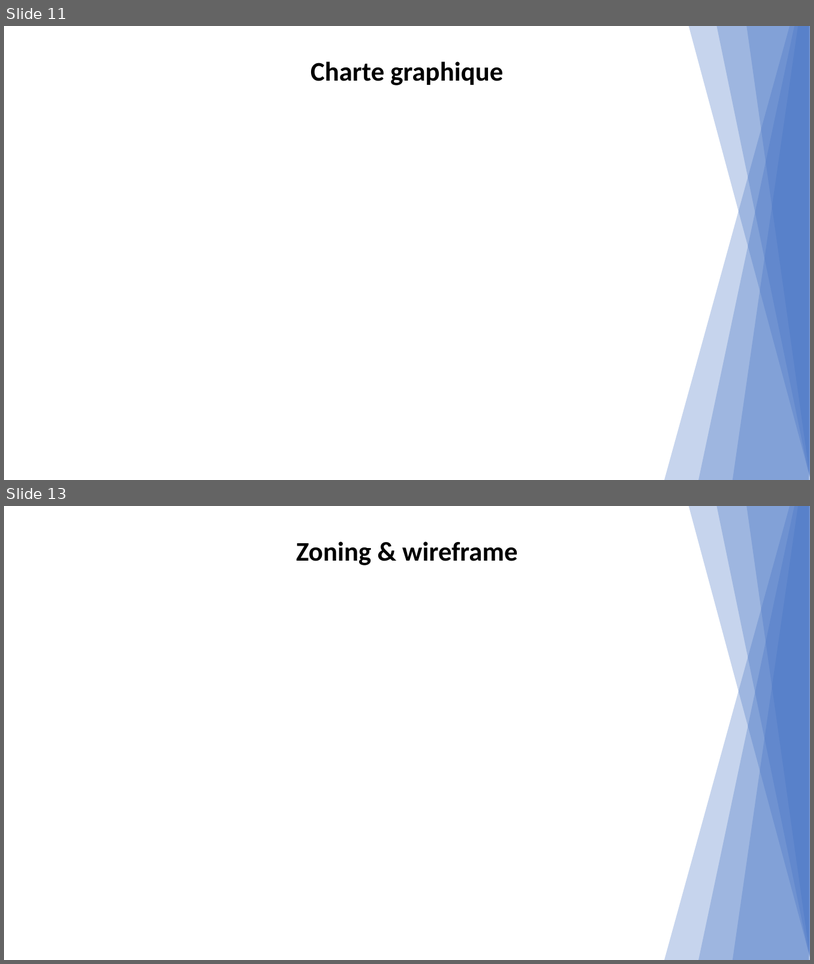
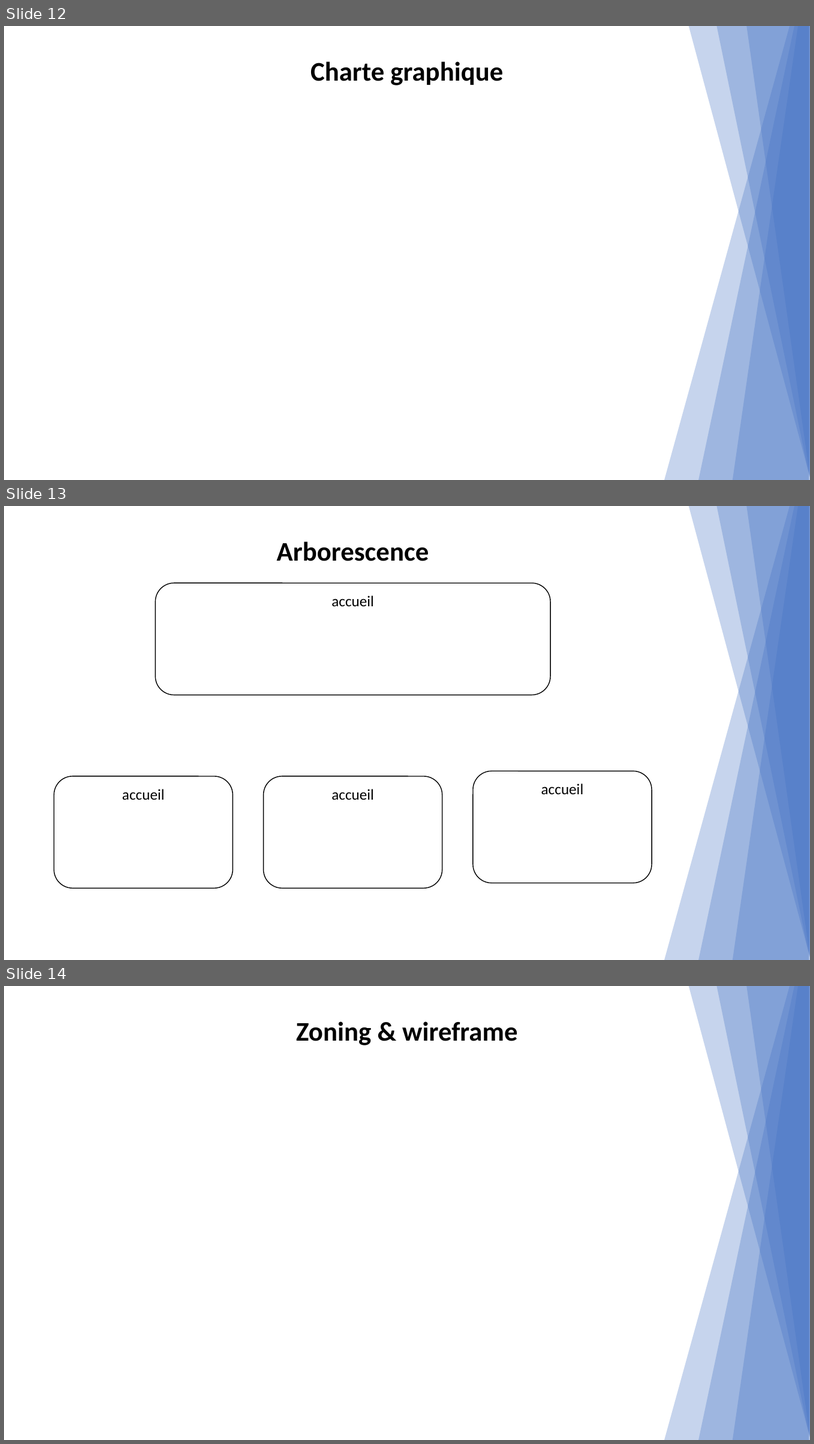
Before and after one commit to alphaweb-dijon/alphaweb, a slide deck: design/dossier-conception.pptx. Shown one above the other, each under a label of ours: slides 11 and 13 before the commit, slides 12, 13 and 14 after it; the slides between them are not shown. The pictures are 814x964 and 814x1444 pixels, drawn with LibreOffice and Linux fonts; fonts in the diff are those of the drawing. Boxes give left, top, right and bottom in pixels: in the first picture for what was removed or moved away, otherwise in the second. Text is boxed around its words. In the diff, an @@ line names an element or a change of style, - is before the commit and + after.

```diff
--- a/design/dossier-conception.pptx
+++ b/design/dossier-conception.pptx
@@ slide 13 added at box(4, 506, 810, 960), background #FFFFFF @@
@@ right triangle added at box(543, 506, 810, 960), fill #4472C4 at 30% opacity @@
@@ right triangle added at box(606, 506, 810, 960), fill #4472C4 at 30% opacity @@
@@ right triangle added at box(669, 506, 810, 957), fill #4472C4 at 30% opacity @@
@@ right triangle added at box(670, 506, 809, 960), fill #4472C4 at 30% opacity @@
@@ right triangle added at box(702, 506, 810, 957), fill #4472C4 at 30% opacity @@
@@ right triangle added at box(737, 506, 810, 957), fill #4472C4 at 30% opacity @@
@@ text added at box(277, 541, 429, 561), 32 pt, text #000000, bold @@
+Arborescence
@@ rounded rectangle added at box(155, 583, 550, 695), fill #FFFFFF, outline #000000 1 pt, 18 pt, text #000000 @@
+accueil
@@ rounded rectangle added at box(473, 771, 653, 883), fill #FFFFFF, outline #000000 1 pt, 18 pt, text #000000 @@
+accueil
@@ rounded rectangle added at box(54, 776, 233, 888), fill #FFFFFF, outline #000000 1 pt, 18 pt, text #000000 @@
+accueil
@@ rounded rectangle added at box(264, 776, 443, 888), fill #FFFFFF, outline #000000 1 pt, 18 pt, text #000000 @@
+accueil
@@ what was slide 11 is now slide 12 @@
@@ what was slide 13 is now slide 14 @@
```
Also in this commit, not shown: 3 slides changed, 2 other slides added, 2 slides removed, 7 other files.
